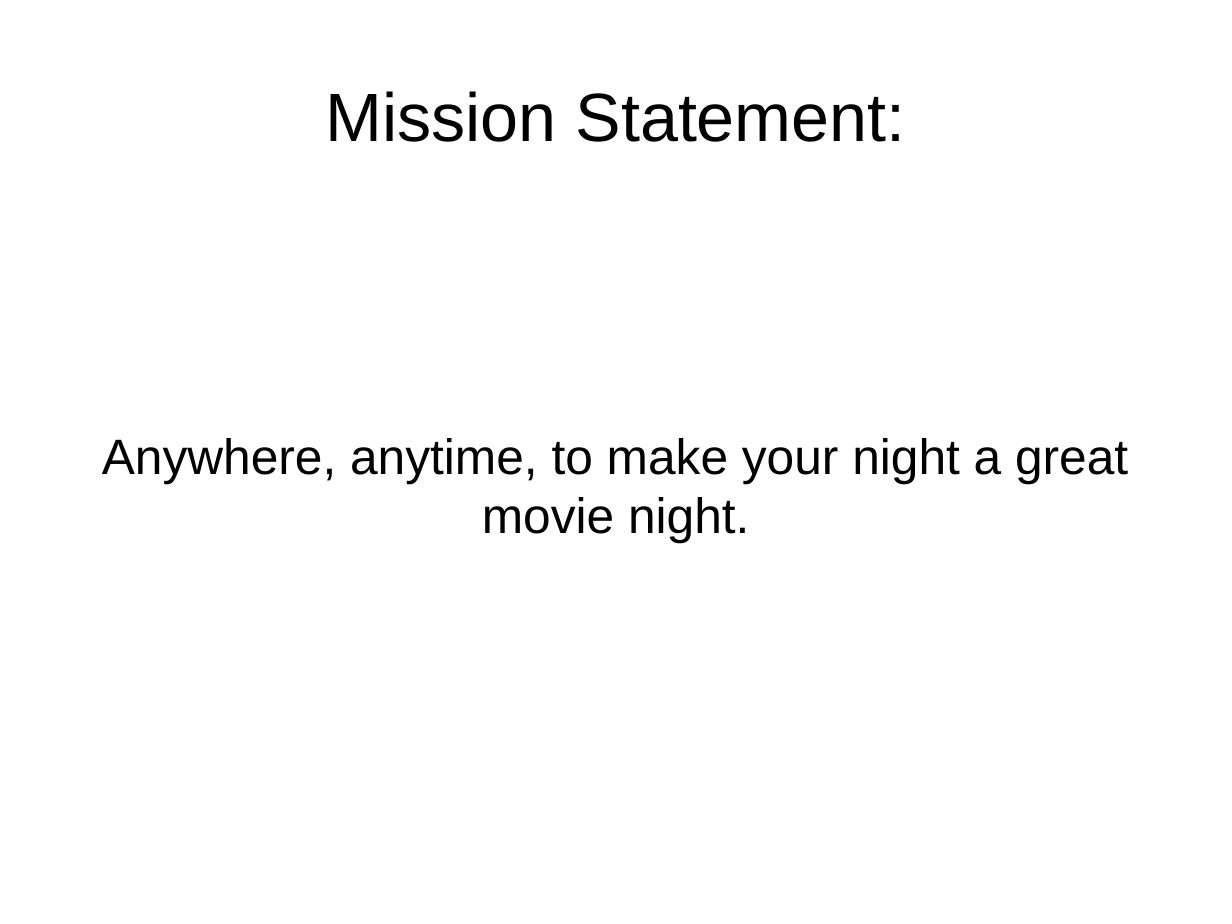
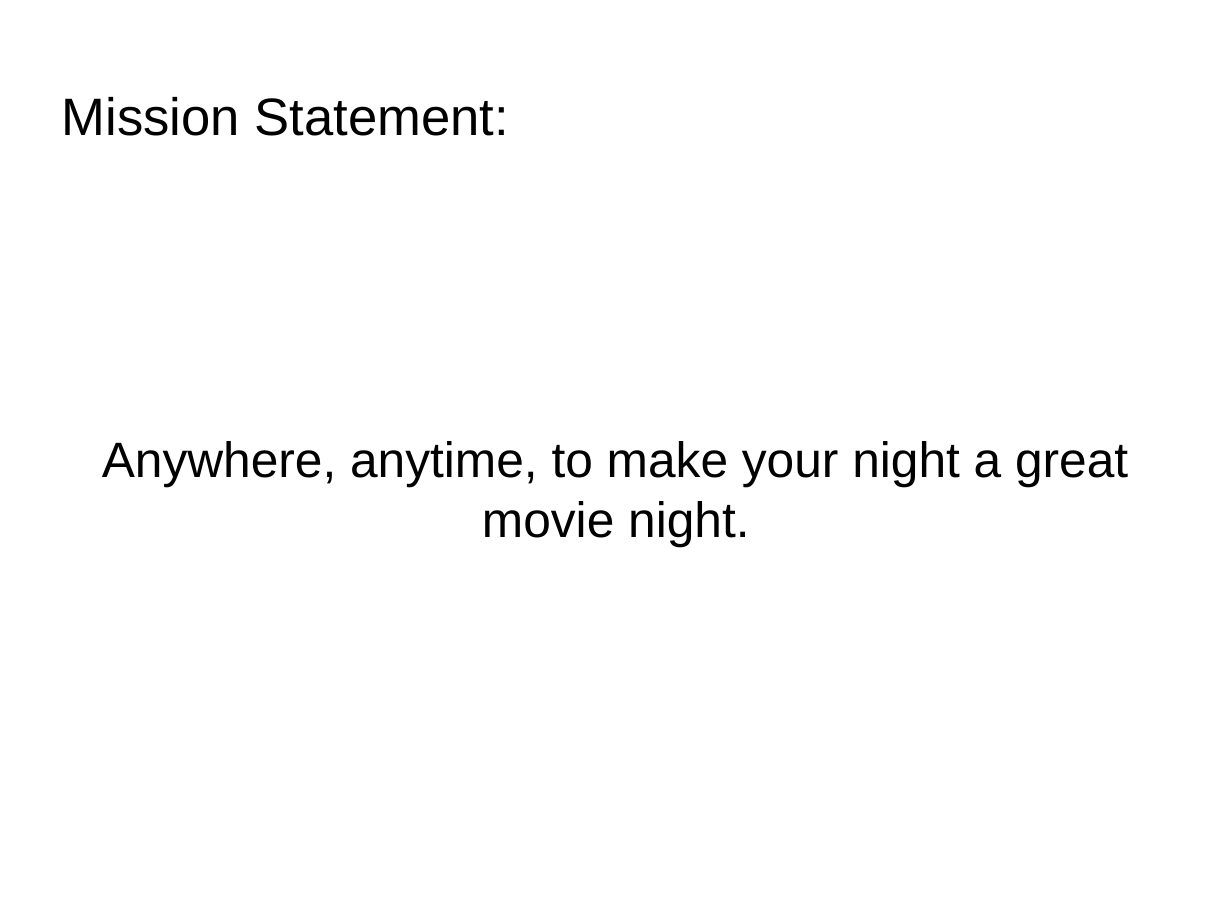
Before and after one commit to ztimmerman/kikoda_contest, a slide deck: slide 2 of presentation.odp. Drawn at 1232x924 pixels with LibreOffice and Linux fonts; fonts in the diff are those of the drawing; background and template pictures are left out. Boxes give left, top, right and bottom in pixels: in the first picture for what was removed or moved away, otherwise in the second. Text is boxed around its words. In the diff, an @@ line names an element or a change of style, - is before the commit and + after.

Commit message:
Added design to slides. Shiny!

```diff
--- a/presentation.odp
+++ b/presentation.odp
@@ title "Mission Statement:": place and size @@
-title "Mission Statement:" at box(325, 91, 906, 142)
+title "Mission Statement:" at box(62, 97, 508, 136)
@@ title "Mission Statement:" at box(62, 97, 508, 136): size 44 to 33.9 pt; alignment centre to left @@
@@ subtitle "Anywhere, anytime, to make your ...": place and size @@
-subtitle "Anywhere, anytime, to make your ..." at box(102, 438, 1128, 543)
+subtitle "Anywhere, anytime, to make your ..." at box(102, 441, 1128, 547)
```
Also in this commit, not shown: 7 other slides changed.
